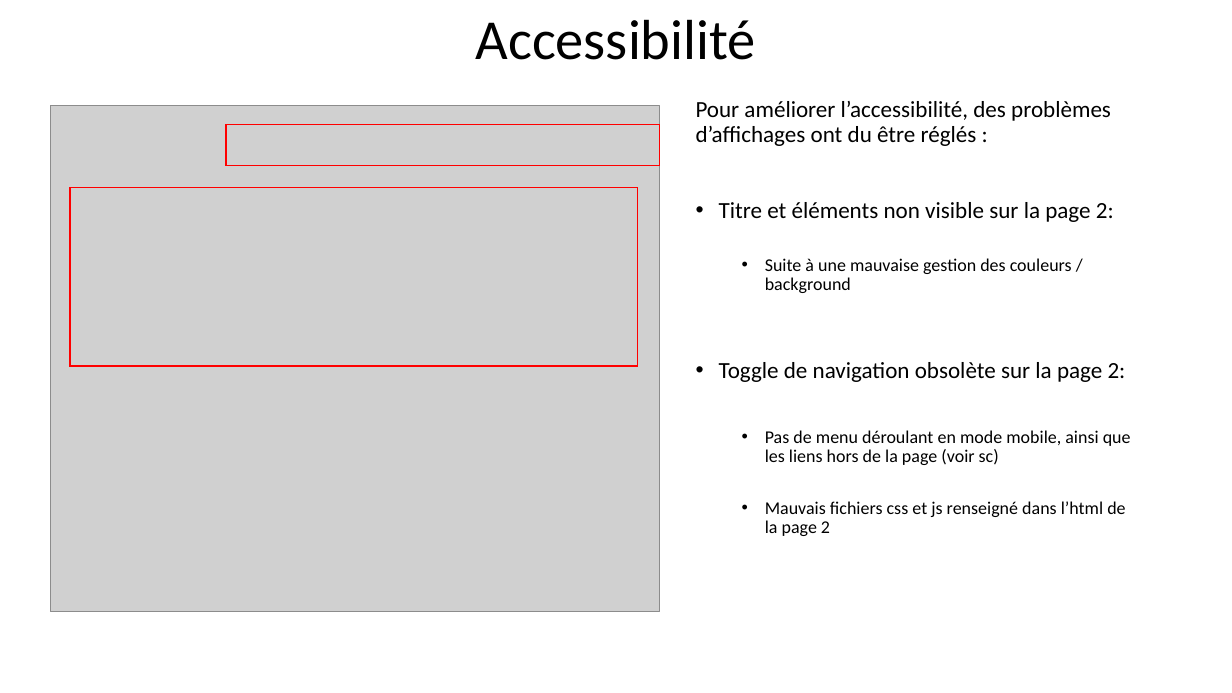
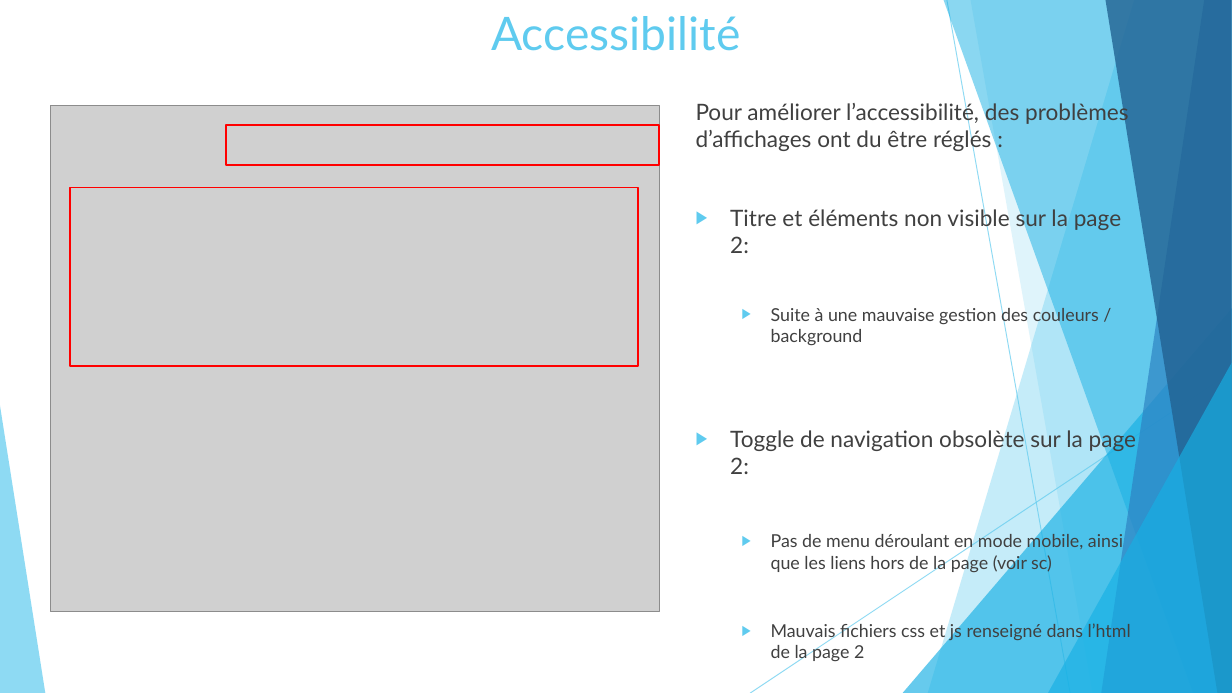
Before and after one commit to KinguBaka/TarikAboulhouda_4_16122020, a slide deck: slide 7 of Optimisez_un_site_web_existant.pptx. Drawn at 1232x693 pixels with LibreOffice and Linux fonts; fonts in the diff are those of the drawing; grey boxes stand for pictures. Boxes give left, top, right and bottom in pixels: in the first picture for what was removed or moved away, otherwise in the second. Text is boxed around its words. In the diff, an @@ line names an element or a change of style, - is before the commit and + after.

```diff
--- a/Optimisez_un_site_web_existant.pptx
+++ b/Optimisez_un_site_web_existant.pptx
@@ title "Accessibilité" at [491, 16, 740, 51]: size 44 to 36 pt, font Calibri to Lato, text colour #000000 to #5FCBEF; line spacing 0.9 to 1; vertical alignment middle to top @@
@@ text "Pour améliorer l’accessibilité, des problèmes ..." at [696, 100, 1136, 641]: size 18 to 17.6 pt in "Pour améliorer l’accessibilité, des problèmes d’affichages o ...", "Titre et éléments non visible sur la ...", "Toggle de navigation obsolète sur la page ..."; font Calibri to Lato, text colour #000000 to #404040; size 14 to 13.9 pt in "Suite à une mauvaise gestion des couleurs ...", "Pas de menu déroulant en mode mobile, ...", "Mauvais fichiers css et js renseigné dans ..."; line spacing 0.9 to 1; bullet • to ▶; more space between paragraphs @@
@@ group added at [0, 0, 1232, 693]: 5 freeform shapes, 3 triangles, 2 lines @@
```
Also in this commit, not shown: 12 other slides changed, 3 slides added, 1 slide removed, 1 other file.
